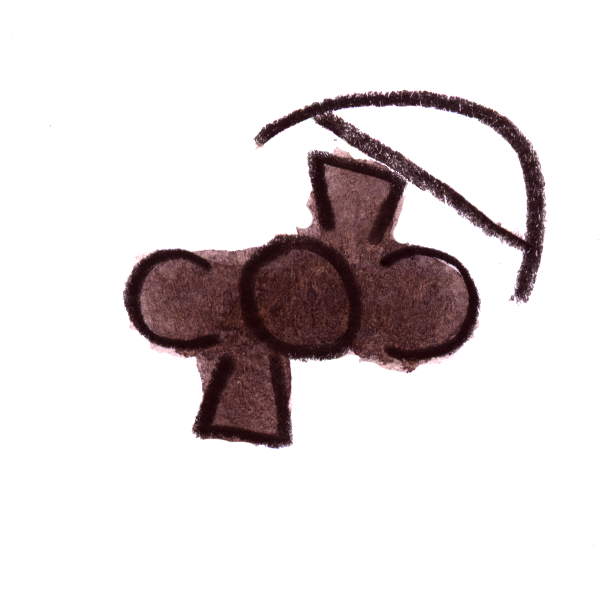
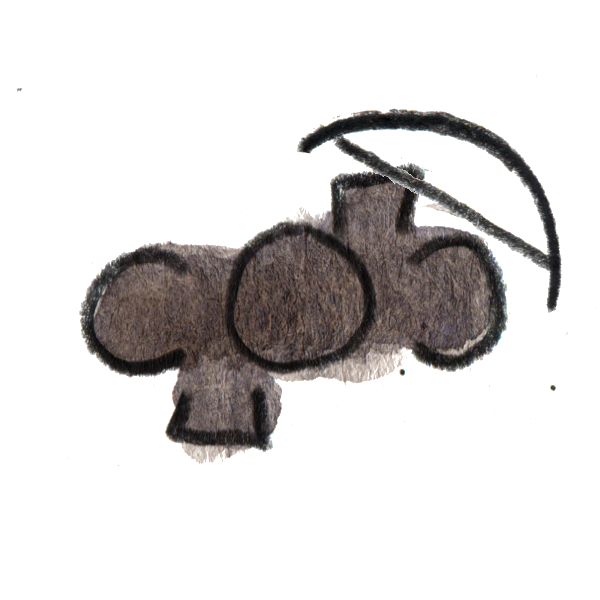
Layer changes from the first 600 × 600 image to the second:
removed layer "4" over box(11, 37, 599, 546)
added layer "Pasted Layer" over box(17, 38, 596, 480)
